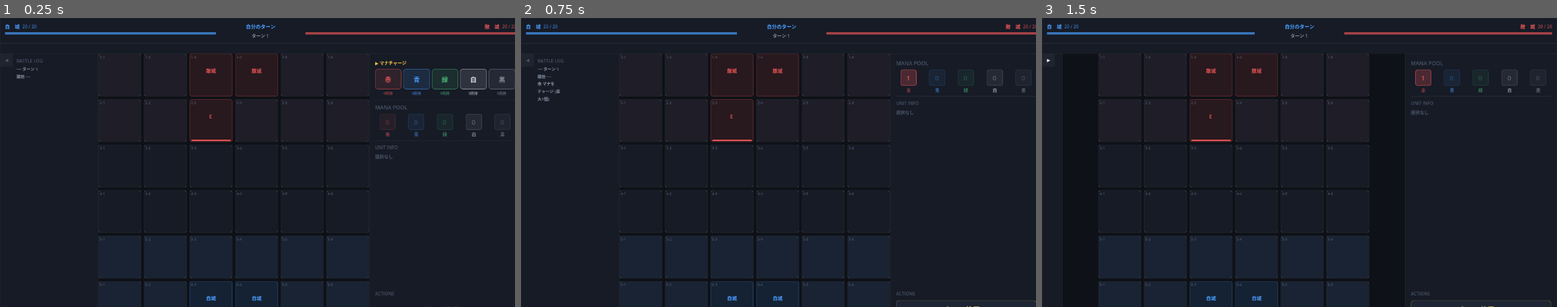
Above: before the commit, frames 1-3 (left to right).
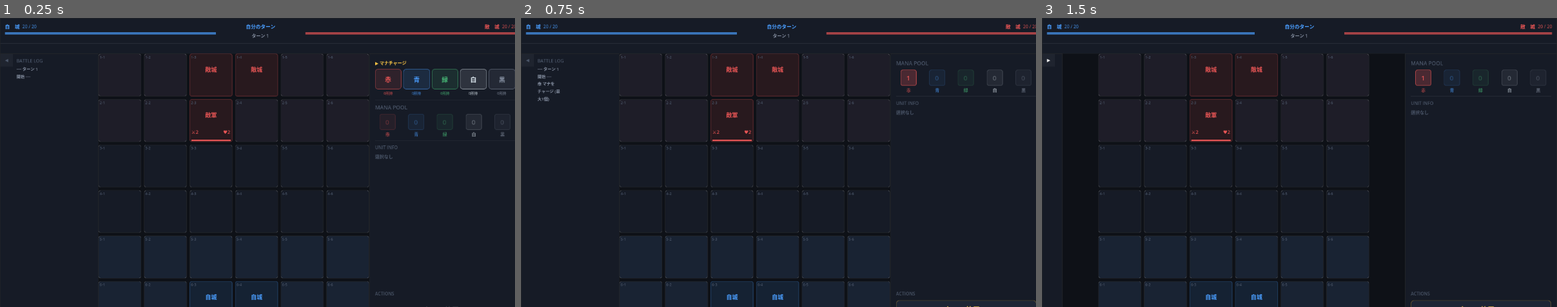
Above: after the commit, the same moments.

Repository: Akasaki-Kouji/Card-6-6
Game: Godot game, scene res://scenes/main.tscn
Two runs of this game, one before a commit and one after it. Both use one fixed random seed, a clock stepped at 60 frames per second and the inputs below.
Inputs:
- Up to frame 1 (0.25 s): no input
- Up to frame 2 (0.75 s): click "赤" at 0.5 s
- Up to frame 3 (1.5 s): click "◀" at 1.25 s

The runs differ from the first frame. In frame 1, 0.2% of the frame differs, in the area x 37-51%, y 16-98%; in frame 2, 0.2%; in frame 3, 0.2%.

Commit message:
UII調整

Diff:
--- a/scenes/main.gd
+++ b/scenes/main.gd
@@ -216,41 +216,6 @@
 
 	return vbox
 
-
-func _rebuild_mana_pool_display(row: HBoxContainer, pool: Dictionary) -> void:
-	for child in row.get_children():
-		child.queue_free()
-
-	const COLORS: Array = ["red", "blue", "green", "white", "black"]
-	const NAMES:  Array = ["赤", "青", "緑", "白", "黒"]
-	const COLS: Array = [
-		Color("#e85555"), Color("#4a9eff"), Color("#48bb78"),
-		Color("#dde8f0"), Color("#8892a4")
-	]
-
-	for i in COLORS.size():
-		var color_key: String = COLORS[i]
-		var count: int        = pool.get(color_key, 0)
-		var col: Color        = COLS[i]
-
-		var vbox := VBoxContainer.new()
-		vbox.add_theme_constant_override("separation", 2)
-
-		var name_lbl := Label.new()
-		name_lbl.text = NAMES[i]
-		name_lbl.add_theme_color_override("font_color", col)
-		name_lbl.add_theme_font_size_override("font_size", 8)
-		name_lbl.horizontal_alignment = HORIZONTAL_ALIGNMENT_CENTER
-		vbox.add_child(name_lbl)
-
-		var count_lbl := Label.new()
-		count_lbl.text = str(count)
-		count_lbl.add_theme_color_override("font_color", col if count > 0 else Color(col.r, col.g, col.b, 0.3))
-		count_lbl.add_theme_font_size_override("font_size", 13)
-		count_lbl.horizontal_alignment = HORIZONTAL_ALIGNMENT_CENTER
-		vbox.add_child(count_lbl)
-
-		row.add_child(vbox)
 
 
 func _place_grid(vbox: VBoxContainer, grid_view: GridView, battle_manager: BattleManager = null) -> void:
@@ -792,7 +757,7 @@
 
 
 func _show_unit(grid_view: GridView, unit: Unit) -> void:
-	grid_view.set_unit_cell(unit.position, unit.owner == "player", unit.hp, unit.max_hp)
+	grid_view.set_unit_cell(unit.position, unit.owner == "player", unit.hp, unit.max_hp, unit.attack)
 
 
 # ---------------------------------------------------------------------------
--- a/scripts/battle_manager.gd
+++ b/scripts/battle_manager.gd
@@ -412,7 +412,7 @@
 func _refresh_cell(pos: Vector2i) -> void:
 	var unit := grid_manager.get_unit(pos) as Unit
 	if unit != null:
-		grid_view.set_unit_cell(pos, unit.owner == "player", unit.hp, unit.max_hp)
+		grid_view.set_unit_cell(pos, unit.owner == "player", unit.hp, unit.max_hp, unit.attack)
 		return
 	var castle := unit_manager.get_castle_at(pos)
 	if castle != null:
--- a/scripts/grid_view.gd
+++ b/scripts/grid_view.gd
@@ -28,12 +28,14 @@
 # ---------------------------------------------------------------------------
 # プロパティ
 # ---------------------------------------------------------------------------
-var _buttons:   Dictionary = {}   # Vector2i → Button
-var _bg_panels: Dictionary = {}   # Vector2i → Panel（背景・ボーダー）
-var _hl_rects:  Dictionary = {}   # Vector2i → ColorRect（ハイライト）
-var _labels:    Dictionary = {}   # Vector2i → Label（コンテンツ）
-var _hp_fills:  Dictionary = {}   # Vector2i → ColorRect（HPバー塗り）
-var _hp_bgs:    Dictionary = {}   # Vector2i → ColorRect（HPバー背景）
+var _buttons:    Dictionary = {}   # Vector2i → Button
+var _bg_panels:  Dictionary = {}   # Vector2i → Panel（背景・ボーダー）
+var _hl_rects:   Dictionary = {}   # Vector2i → ColorRect（ハイライト）
+var _labels:     Dictionary = {}   # Vector2i → Label（中央アイコン）
+var _atk_labels: Dictionary = {}   # Vector2i → Label（攻撃力）
+var _hp_labels:  Dictionary = {}   # Vector2i → Label（HP数値）
+var _hp_fills:   Dictionary = {}   # Vector2i → ColorRect（HPバー塗り）
+var _hp_bgs:     Dictionary = {}   # Vector2i → ColorRect（HPバー背景）
 
 # ---------------------------------------------------------------------------
 # 初期化
@@ -97,17 +99,47 @@
 	coord.mouse_filter = Control.MOUSE_FILTER_IGNORE
 	btn.add_child(coord)
 
-	# ④ コンテンツラベル（中央）
+	# ④ 中央ラベル（ユニット所属）
 	var lbl := Label.new()
 	lbl.anchor_right  = 1.0
-	lbl.anchor_bottom = 0.82
+	lbl.anchor_bottom = 0.72
 	lbl.horizontal_alignment = HORIZONTAL_ALIGNMENT_CENTER
 	lbl.vertical_alignment   = VERTICAL_ALIGNMENT_CENTER
 	lbl.add_theme_color_override("font_color", C_TEXT)
-	lbl.add_theme_font_size_override("font_size", 11)
+	lbl.add_theme_font_size_override("font_size", 13)
 	lbl.mouse_filter = Control.MOUSE_FILTER_IGNORE
 	btn.add_child(lbl)
 	_labels[pos] = lbl
+
+	# ④-a ATKラベル（左下）
+	var atk_lbl := Label.new()
+	atk_lbl.anchor_left   = 0.0
+	atk_lbl.anchor_right  = 0.5
+	atk_lbl.anchor_top    = 0.68
+	atk_lbl.anchor_bottom = 0.88
+	atk_lbl.horizontal_alignment = HORIZONTAL_ALIGNMENT_LEFT
+	atk_lbl.vertical_alignment   = VERTICAL_ALIGNMENT_CENTER
+	atk_lbl.add_theme_color_override("font_color", C_RED)
+	atk_lbl.add_theme_font_size_override("font_size", 11)
+	atk_lbl.mouse_filter = Control.MOUSE_FILTER_IGNORE
+	atk_lbl.visible = false
+	btn.add_child(atk_lbl)
+	_atk_labels[pos] = atk_lbl
+
+	# ④-b HPラベル（右下）
+	var hp_lbl := Label.new()
+	hp_lbl.anchor_left   = 0.5
+	hp_lbl.anchor_right  = 1.0
+	hp_lbl.anchor_top    = 0.68
+	hp_lbl.anchor_bottom = 0.88
+	hp_lbl.horizontal_alignment = HORIZONTAL_ALIGNMENT_RIGHT
+	hp_lbl.vertical_alignment   = VERTICAL_ALIGNMENT_CENTER
+	hp_lbl.add_theme_color_override("font_color", C_BLUE)
+	hp_lbl.add_theme_font_size_override("font_size", 11)
+	hp_lbl.mouse_filter = Control.MOUSE_FILTER_IGNORE
+	hp_lbl.visible = false
+	btn.add_child(hp_lbl)
+	_hp_labels[pos] = hp_lbl
 
 	# ⑤ HPバー背景
 	var hp_bg := ColorRect.new()
@@ -145,12 +177,25 @@
 # ---------------------------------------------------------------------------
 
 ## ユニットを表示する
-func set_unit_cell(pos: Vector2i, is_player: bool, hp: int, max_hp: int) -> void:
+func set_unit_cell(pos: Vector2i, is_player: bool, hp: int, max_hp: int, attack: int = 0) -> void:
 	if not _labels.has(pos):
 		return
-	var owner_label := "P" if is_player else "E"
-	_labels[pos].text = owner_label
-	_labels[pos].add_theme_color_override("font_color", C_BLUE if is_player else C_RED)
+	var col := C_BLUE if is_player else C_RED
+	_labels[pos].text = "自軍" if is_player else "敵軍"
+	_labels[pos].add_theme_color_override("font_color", col)
+
+	var atk_lbl: Label = _atk_labels[pos]
+	atk_lbl.text    = "⚔%d" % attack
+	atk_lbl.visible = true
+	atk_lbl.offset_left  = 4.0
+	atk_lbl.offset_right = 0.0
+
+	var hp_lbl: Label = _hp_labels[pos]
+	hp_lbl.text    = "♥%d" % hp
+	hp_lbl.add_theme_color_override("font_color", col)
+	hp_lbl.visible = true
+	hp_lbl.offset_right = -4.0
+
 	_update_hp_bar(pos, hp, max_hp, is_player)
 	_update_bg_style(pos, "player_unit" if is_player else "enemy_unit")
 
@@ -161,6 +206,8 @@
 		return
 	_labels[pos].text = "自城" if is_player else "敵城"
 	_labels[pos].add_theme_color_override("font_color", C_BLUE if is_player else C_RED)
+	(_atk_labels[pos] as Label).visible = false
+	(_hp_labels[pos]  as Label).visible = false
 	_hp_bgs[pos].visible = false
 	_update_bg_style(pos, "castle_player" if is_player else "castle_enemy")
 
@@ -171,6 +218,8 @@
 		return
 	_labels[pos].text = ""
 	_labels[pos].add_theme_color_override("font_color", C_TEXT)
+	(_atk_labels[pos] as Label).visible = false
+	(_hp_labels[pos]  as Label).visible = false
 	_hp_bgs[pos].visible = false
 	_update_bg_style(pos, _get_zone_type(pos))
 
